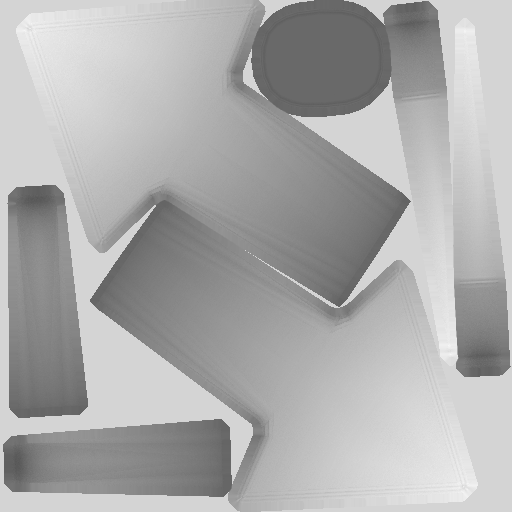
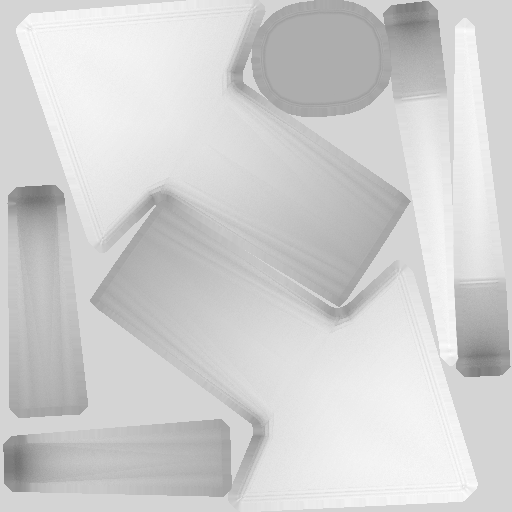
Two versions of the same layered image (512px x 512px). Layer-by-layer changes:
"Arrow_Gradient.png": opacity 59% → 32%, painted on it over <box>3,0,511,512</box>
